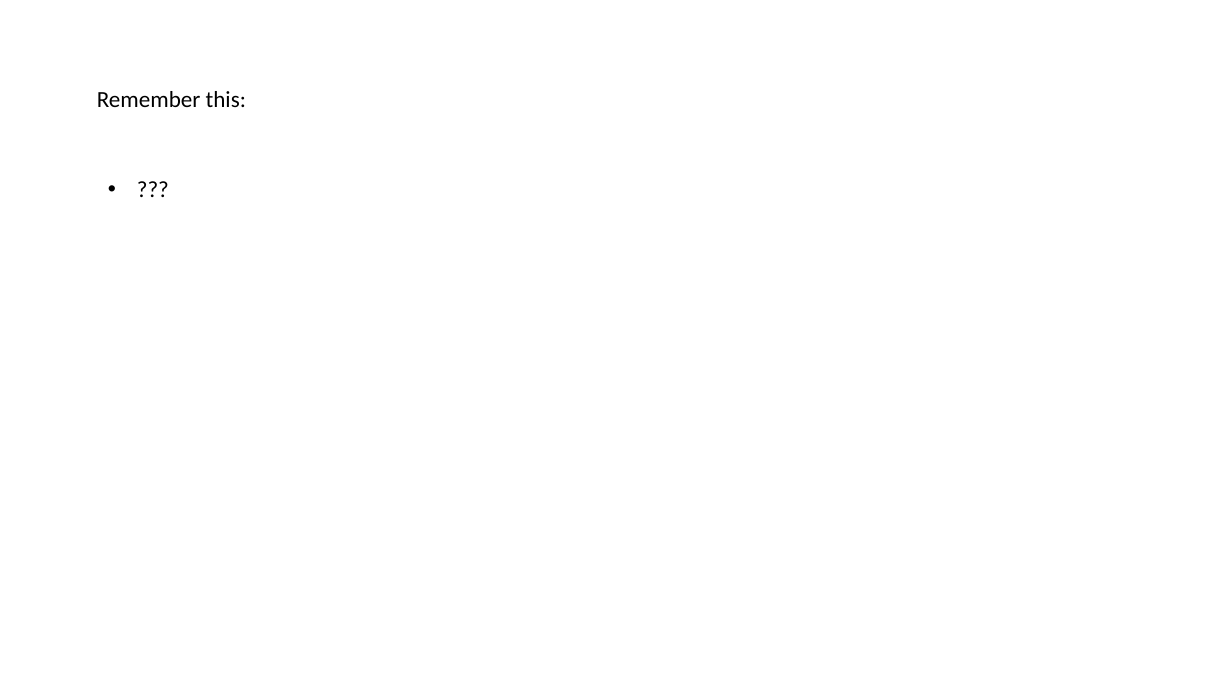
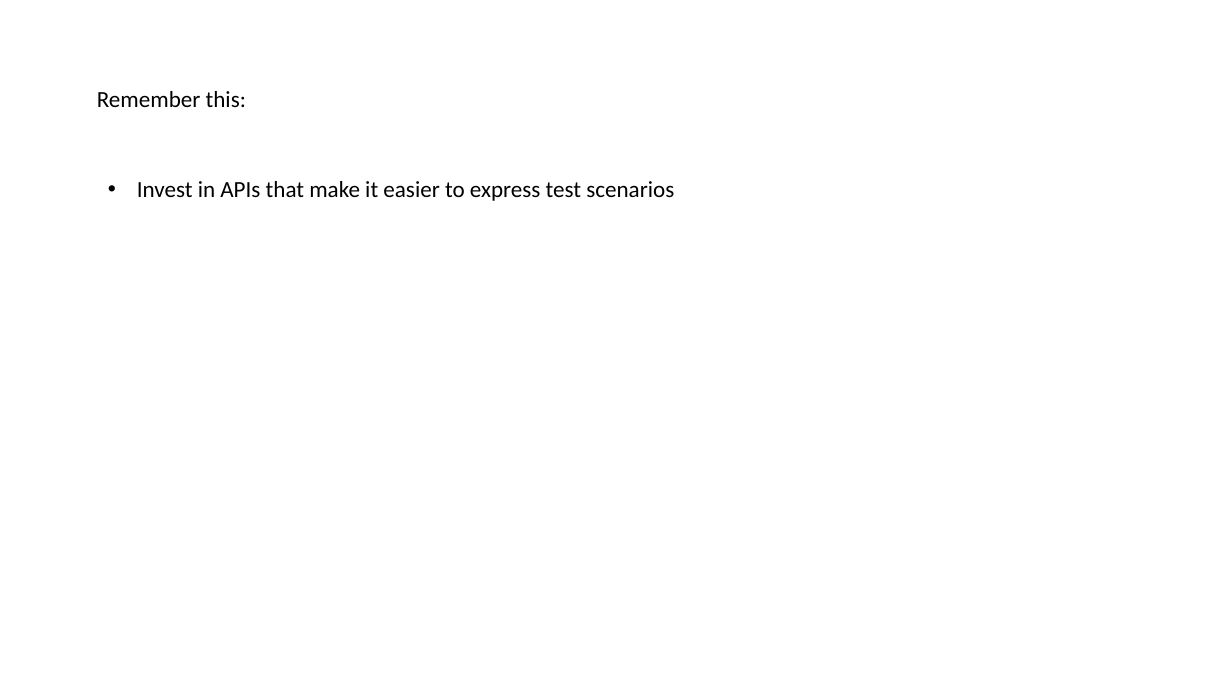
Before and after one commit to LearnWithLlew/TestingBetterWithApprovals.Slides, a slide deck: slide 37 of slides/Testing Better with Approvals.pptx. Drawn at 1232x693 pixels with LibreOffice and Linux fonts; fonts in the diff are those of the drawing. Boxes give left, top, right and bottom in pixels: in the first picture for what was removed or moved away, otherwise in the second. Text is boxed around its words. In the diff, an @@ line names an element or a change of style, - is before the commit and + after.

Commit message:
. d updated slides

```diff
--- a/slides/Testing Better with Approvals.pptx
+++ b/slides/Testing Better with Approvals.pptx
@@ text removed at <box>99,170,179,263</box> @@
-• ???
@@ text added at <box>137,181,674,201</box>, 18 pt, text #000000 @@
+• Invest in APIs that make it easier to express test scenarios
```
